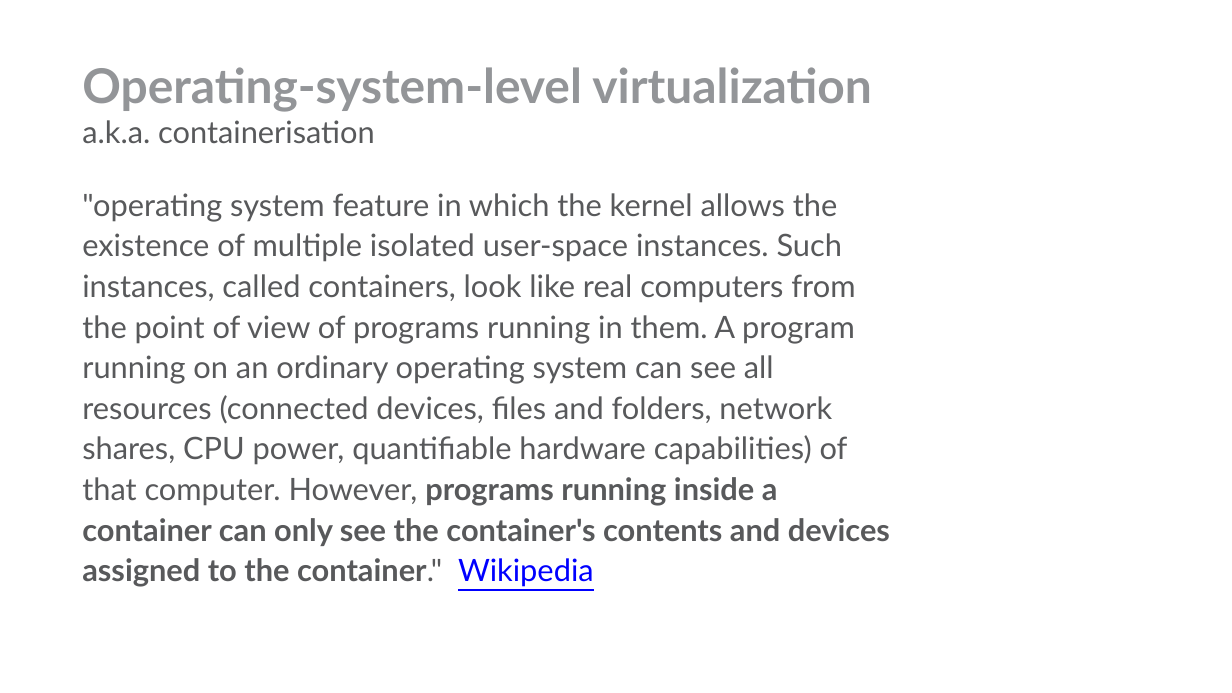
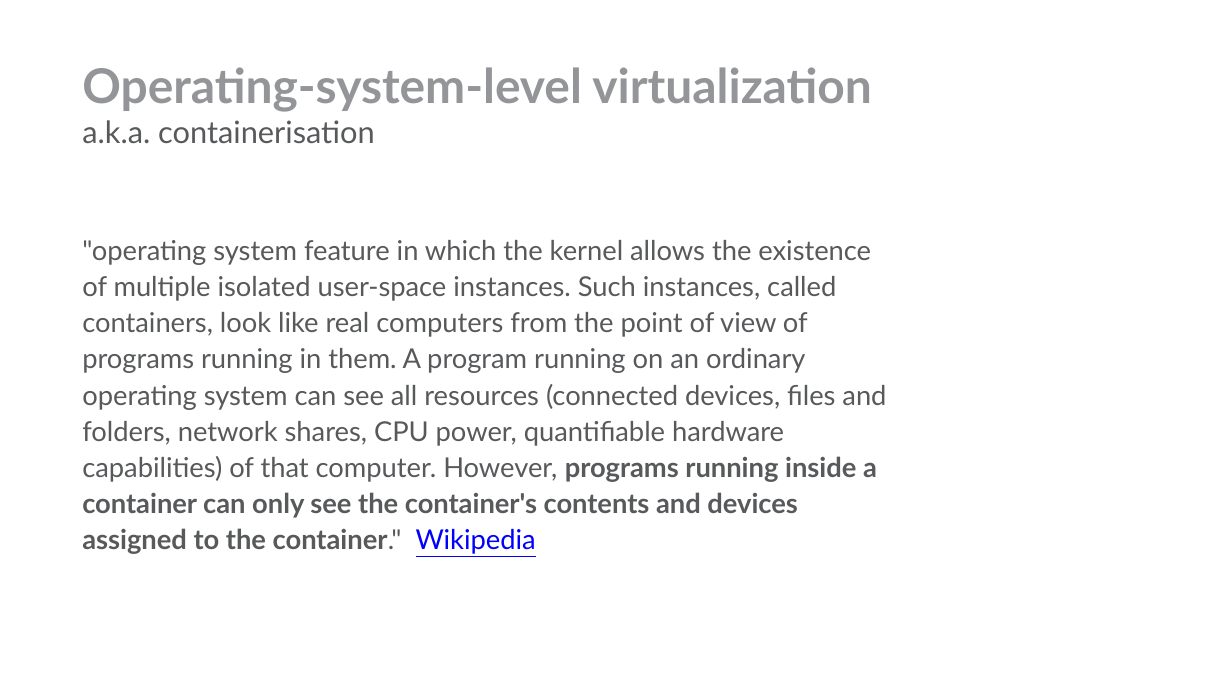
Before and after one commit to dockerfornovices/DockerSimpleDemo, a slide deck: slide 15 of novicesguidetodocker.odp (slide 13 before the commit). Drawn at 1232x693 pixels with LibreOffice and Linux fonts; fonts in the diff are those of the drawing; background and template pictures are left out. Boxes give left, top, right and bottom in pixels: in the first picture for what was removed or moved away, otherwise in the second. Text is boxed around its words. In the diff, an @@ line names an element or a change of style, - is before the commit and + after.

```diff
--- a/novicesguidetodocker.odp
+++ b/novicesguidetodocker.odp
@@ text ""operating system feature in which ..." moved from (x1=82, y1=193, x2=890, y2=587) to (x1=82, y1=240, x2=886, y2=554) @@
@@ text ""operating system feature in which ..." at (x1=82, y1=240, x2=886, y2=554): size 18 to 16 pt @@
```
Also in this commit, not shown: 9 other slides changed, 6 slides added, 6 other files.
